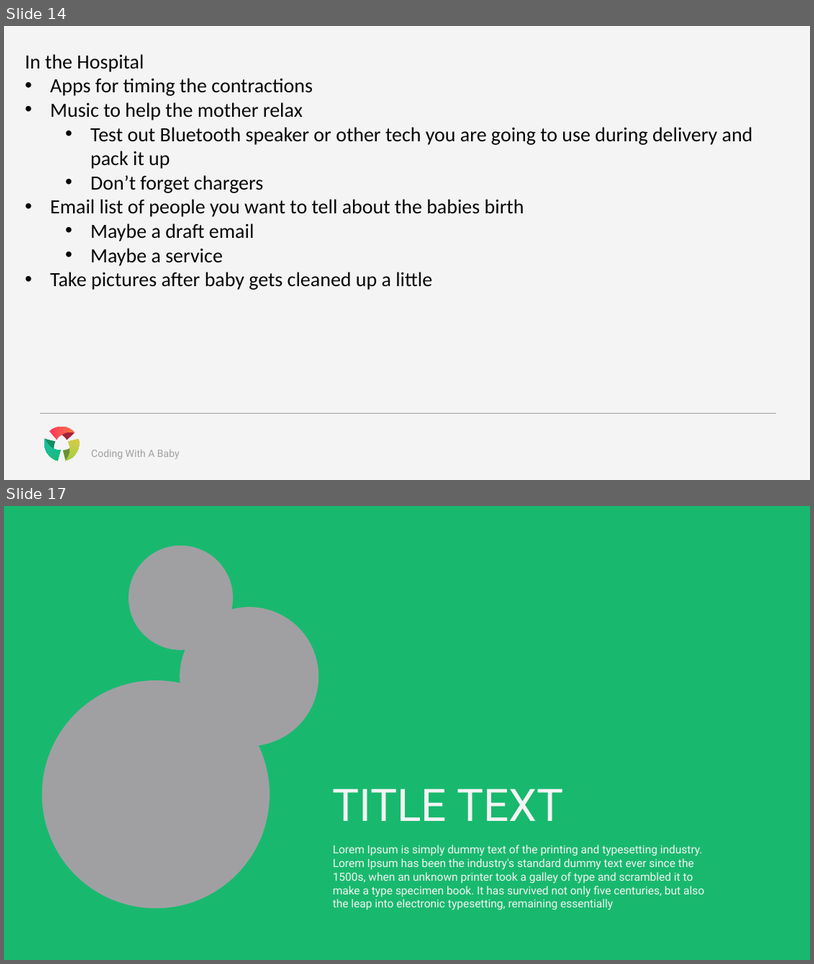
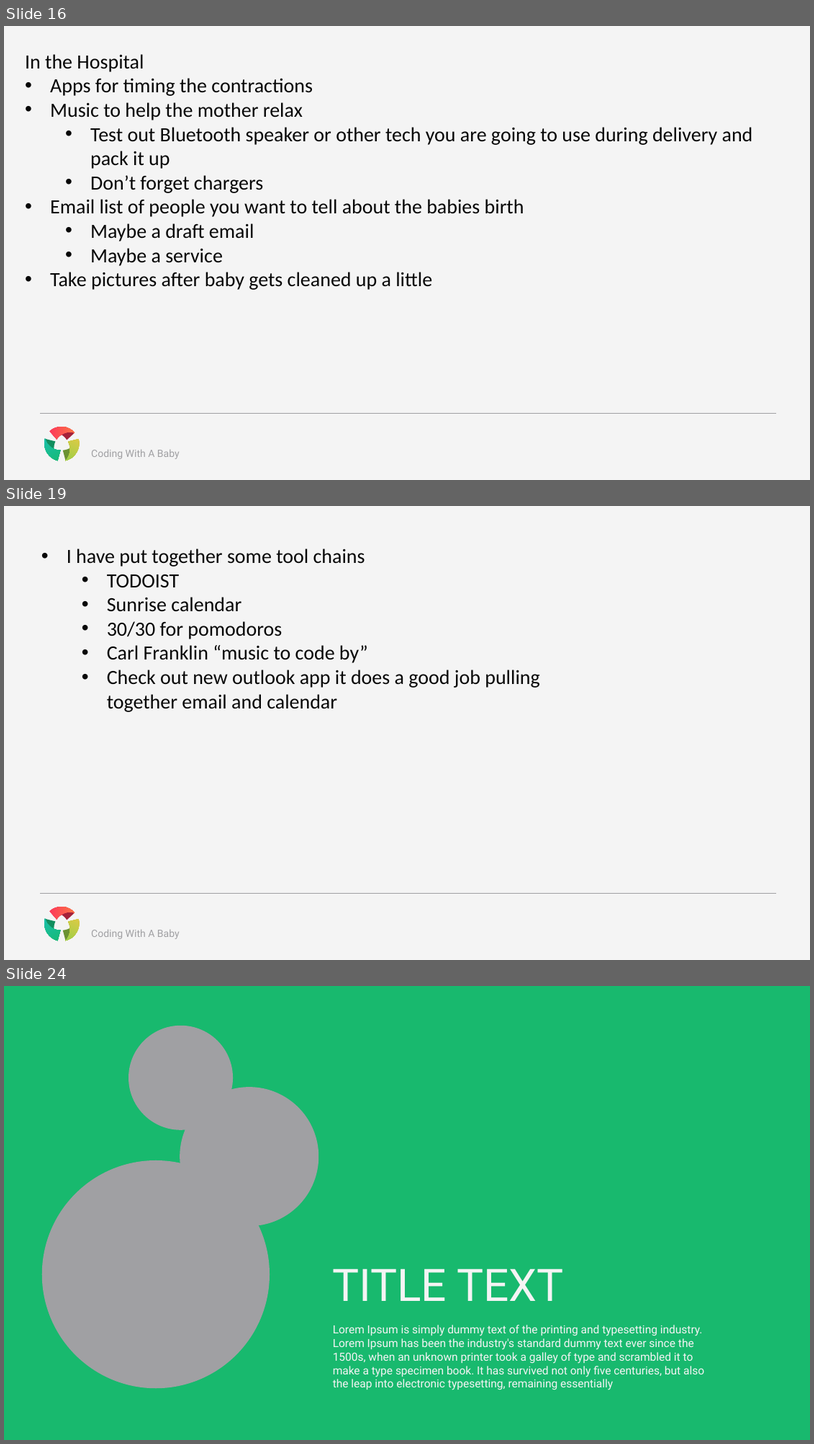
Before and after one commit to CognitiveBurden/CodingWithABaby, a slide deck: CodingWithABaby.pptx. Shown one above the other, each under a label of ours: slides 14 and 17 before the commit, slides 16, 19 and 24 after it; the slides between them are not shown. The pictures are 814x964 and 814x1444 pixels, drawn with LibreOffice and Linux fonts; fonts in the diff are those of the drawing. Boxes give left, top, right and bottom in pixels: in the first picture for what was removed or moved away, otherwise in the second. Text is boxed around its words. In the diff, an @@ line names an element or a change of style, - is before the commit and + after.

```diff
--- a/CodingWithABaby.pptx
+++ b/CodingWithABaby.pptx
@@ slide 19 added at [4, 506, 810, 960], background #F4F4F4; not listed: 8 template elements that a slide beside it also shows @@
@@ text added at [67, 548, 540, 712], 18 pt, text #070707 @@
+• I have put together some tool chains
+  • TODOIST
+  • Sunrise calendar
+  • 30/30 for pomodoros
+  • Carl Franklin “music to code by”
+  • Check out new outlook app it does a good job pulling together email and calendar
@@ what was slide 14 is now slide 16 @@
@@ what was slide 17 is now slide 24 @@
```
Also in this commit, not shown: 4 slides changed, 7 other slides added.
